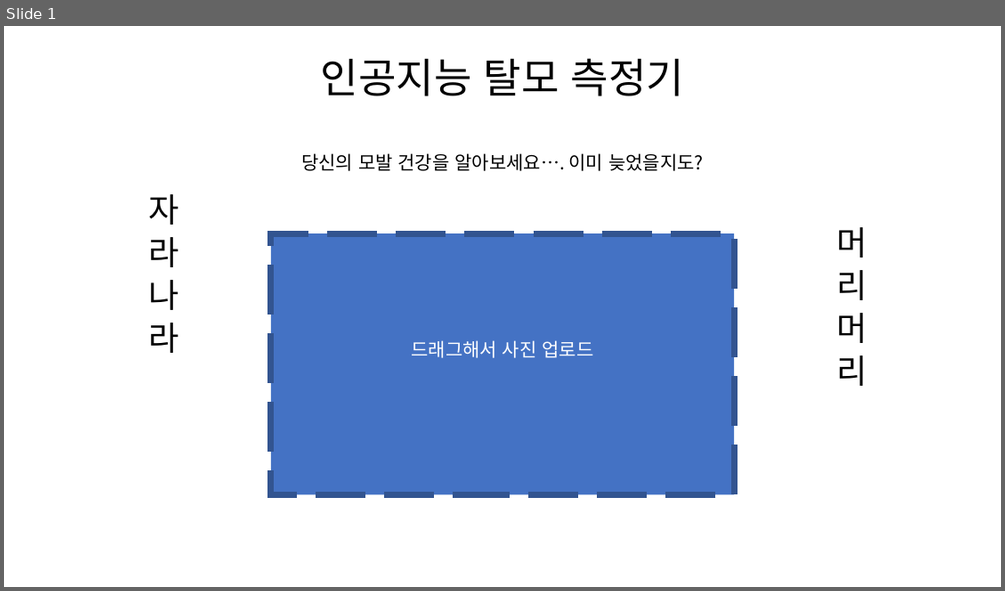
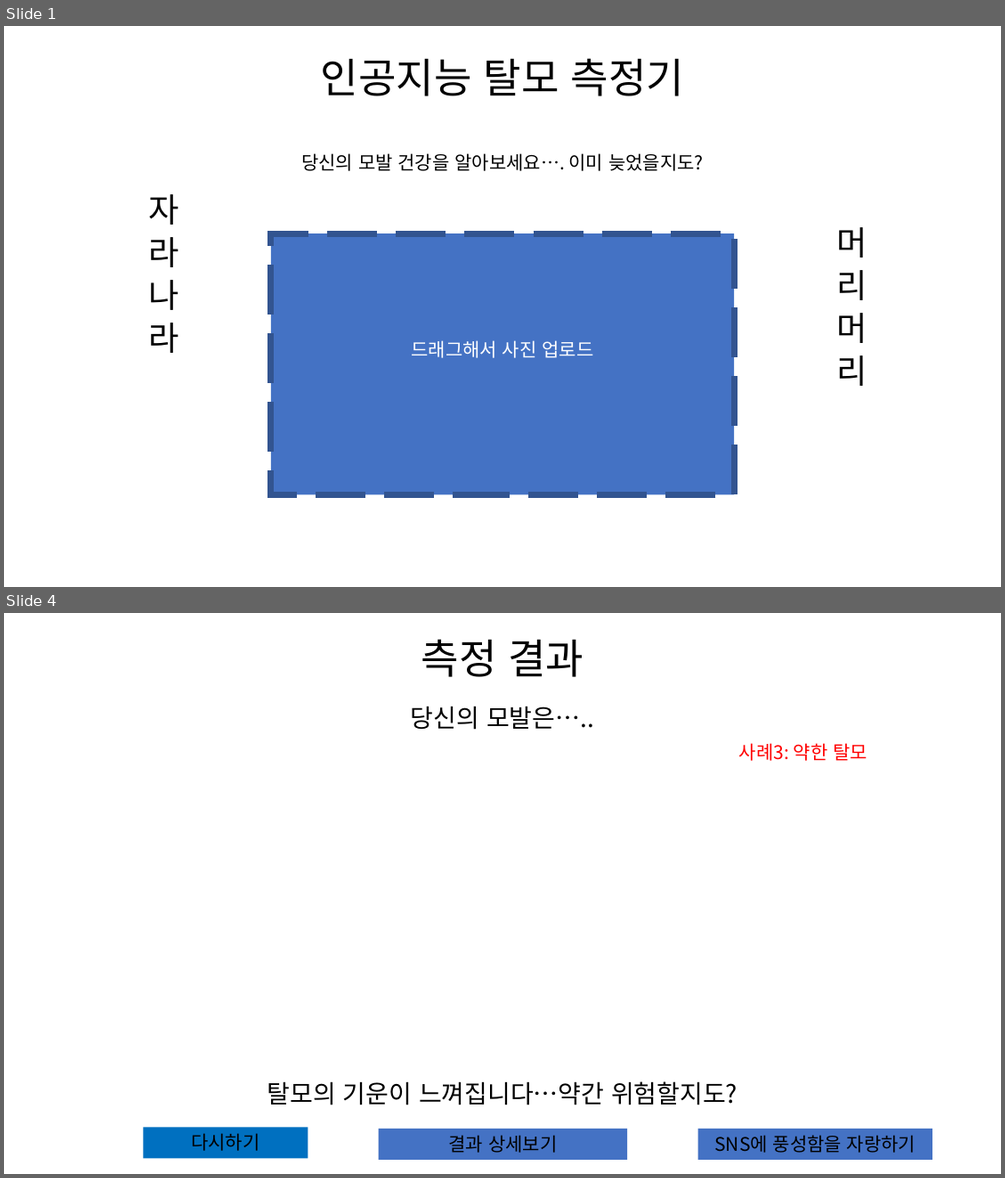
Before and after one commit to Teachable-Machine/OSS_Project, a slide deck: Frontend/design/OSS_project_design.pptx. Shown one above the other, each under a label of ours: slide 1 before the commit, slides 1 and 4 after it; the slides between them are not shown. The pictures are 1005x591 and 1005x1178 pixels, drawn with LibreOffice and Linux fonts; fonts in the diff are those of the drawing. Boxes give left, top, right and bottom in pixels: in the first picture for what was removed or moved away, otherwise in the second. Text is boxed around its words. In the diff, an @@ line names an element or a change of style, - is before the commit and + after.

```diff
--- a/Frontend/design/OSS_project_design.pptx
+++ b/Frontend/design/OSS_project_design.pptx
@@ slide 4 added at bbox=[4, 613, 1001, 1174], background #FFFFFF @@
@@ title added at bbox=[421, 639, 583, 677], 39.6 pt, text #000000 @@
+측정 결과
@@ text added at bbox=[411, 706, 594, 730], 24 pt, text #000000 @@
+당신의 모발은…..
@@ text added at bbox=[739, 743, 867, 761], 18 pt, text #FF0000 @@
+사례3: 약한 탈모
@@ text added at bbox=[267, 1081, 737, 1105], 24 pt, text #000000 @@
+탈모의 기운이 느껴집니다…약간 위험할지도?
@@ rectangle added at bbox=[143, 1127, 307, 1159], fill #0070C0, 18 pt, text #000000 @@
+다시하기
@@ rectangle added at bbox=[379, 1128, 628, 1159], fill #4472C4, 18 pt, text #000000 @@
+결과 상세보기
@@ rectangle added at bbox=[698, 1128, 933, 1159], fill #4472C4, 18 pt, text #000000 @@
+SNS에 풍성함을 자랑하기
```
Also in this commit, not shown: 3 slides changed, 2 other slides added.
